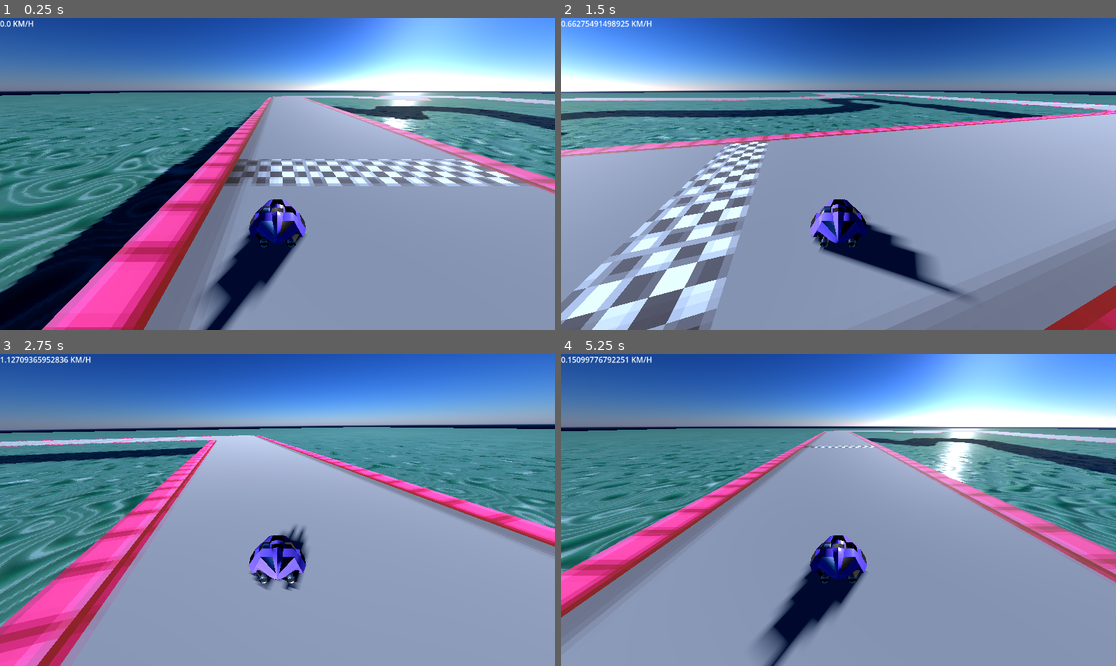
Above: before the commit, frames 1-4 (two rows, left to right).
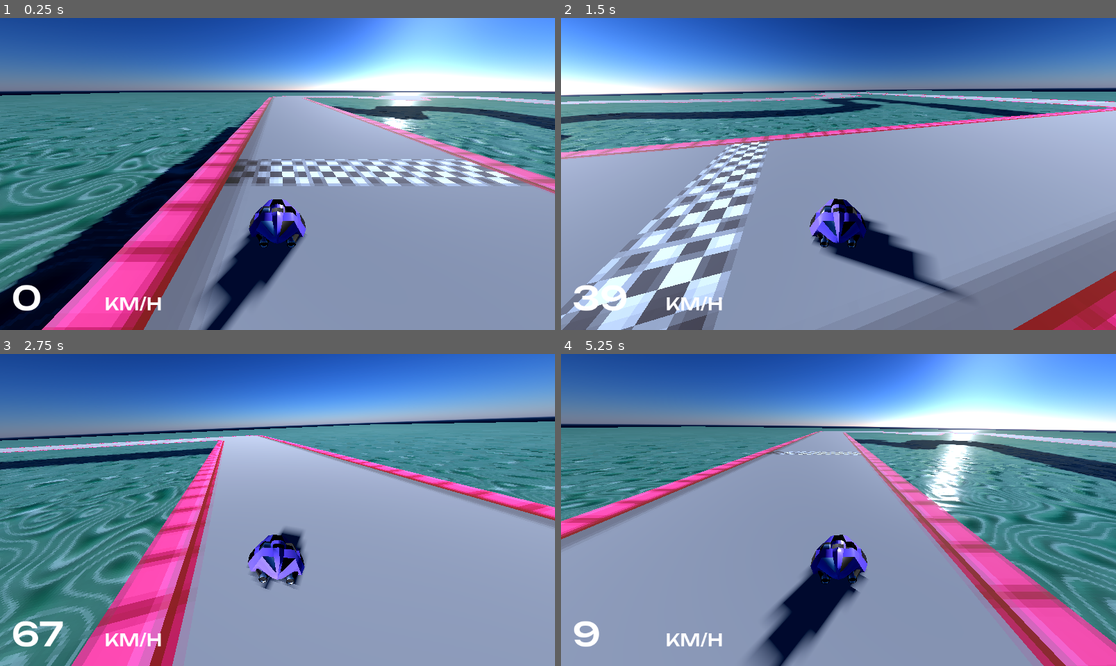
Above: after the commit, the same moments.

Repository: dozer8383/galactic-grand-prix
Game: Godot game, scene res://main.tscn
Two runs of this game, one before a commit and one after it. Both use one fixed random seed, a clock stepped at 60 frames per second and the inputs below.
Inputs:
- Up to frame 1 (0.25 s): no input
- Up to frame 2 (1.5 s): tap Enter at 0.5 s; hold D (turnRight) 0.53-1.28 s; tap Alt at 0.6 s; hold S (backward) from 1.28 s (still down); tap Shift at 1.35 s
- Up to frame 3 (2.75 s): release S (backward) at 2.03 s; hold D (turnRight) from 2.03 s (still down); tap Alt at 2.1 s
- Up to frame 4 (5.25 s): release D (turnRight) at 2.78 s; hold W (forward) 2.78-3.53 s; tap Shift at 2.85, 4.35 s; hold A (turnLeft) 3.53-5.03 s; tap Alt at 3.6, 5.1 s; hold S (backward) from 5.03 s (still down)

The runs differ from the first frame. In frame 1, 0.5% of the frame differs, in the area x 0-30%, y 0-94%; in frame 2, 13%; in frame 3, 29%; in frame 4, 33%, in the area x 0-100%, y 0-100%.

Commit message:
Looking nicer

Diff:
--- /dev/null
+++ b/graphics/SixCaps.tres
@@ -0,0 +1,7 @@
+[gd_resource type="Theme" format=3 uid="uid://cxh21tuuh01u3"]
+
+[ext_resource type="FontFile" uid="uid://dqae8nltbsopi" path="res://graphics/Unbounded-Medium.ttf" id="1_o8lbc"]
+
+[resource]
+default_font = ExtResource("1_o8lbc")
+Label/font_sizes/font_size = 69
--- a/main.tscn
+++ b/main.tscn
@@ -2,6 +2,12 @@
 
 [ext_resource type="PackedScene" uid="uid://ckfrsuvx3wynb" path="res://track_1.tscn" id="1_0xm2m"]
 [ext_resource type="PackedScene" uid="uid://bqjtooq2j1son" path="res://ray.tscn" id="2_h2yge"]
+[ext_resource type="Theme" uid="uid://cxh21tuuh01u3" path="res://graphics/SixCaps.tres" id="3_h2yge"]
+[ext_resource type="FontFile" uid="uid://dqae8nltbsopi" path="res://graphics/Unbounded-Medium.ttf" id="4_1bvp3"]
+
+[sub_resource type="Theme" id="Theme_lquwl"]
+default_font = ExtResource("4_1bvp3")
+Label/font_sizes/font_size = 35
 
 [node name="Node3D" type="Node3D" unique_id=299422792]
 
@@ -13,9 +19,11 @@
 
 [node name="Control" type="Control" parent="." unique_id=72570046]
 layout_mode = 3
-anchors_preset = 0
-offset_right = 40.0
-offset_bottom = 40.0
+anchors_preset = 15
+anchor_right = 1.0
+anchor_bottom = 1.0
+grow_horizontal = 2
+grow_vertical = 2
 
 [node name="DebugLabel" type="Label" parent="Control" unique_id=1498494659]
 visible = false
@@ -24,11 +32,33 @@
 offset_bottom = 23.0
 
 [node name="Speedometer" type="Label" parent="Control" unique_id=865123399]
-layout_mode = 0
-offset_right = 40.0
-offset_bottom = 23.0
+layout_mode = 1
+anchors_preset = 2
+anchor_top = 1.0
+anchor_bottom = 1.0
+offset_left = 24.0
+offset_top = -49.0
+offset_right = 253.0
+offset_bottom = -24.0
+grow_vertical = 0
+theme = ExtResource("3_h2yge")
+theme_type_variation = &"HeaderLarge"
+text = "000"
 
 [node name="Tachometer" type="Label" parent="Control" unique_id=262699165]
 layout_mode = 0
 offset_right = 40.0
 offset_bottom = 23.0
+
+[node name="SpeedUnit" type="Label" parent="Control" unique_id=822709306]
+layout_mode = 1
+anchors_preset = 2
+anchor_top = 1.0
+anchor_bottom = 1.0
+offset_left = 217.0
+offset_top = -76.0
+offset_right = 337.0
+offset_bottom = -32.0
+grow_vertical = 0
+theme = SubResource("Theme_lquwl")
+text = "KM/H"
--- a/ship.gd
+++ b/ship.gd
@@ -10,26 +10,31 @@
 func getInput(delta: float):
 	var moveInput = Input.get_axis("backward", "forward")
 	var turnInput = Input.get_axis("turnRight", "turnLeft")
+	enginerpm += moveInput/160
+	speed = enginerpm * enginepower
+	velocity = -transform.basis.z * speed
+	drift += velocity
+	velocity = (velocity+drift).normalized()*speed
+	turnVel += turnSpeed * turnInput
+	rotate_y(turnVel * delta)
+
+	turnVel *= 0.8
+	drift *= 0.975
+	enginerpm *= 0.99
+
+	#$"../Control/DebugLabel".text = str(abs(velocity.normalized()-drift.normalized()) > Vector3(0.1,0,0.1))
+	#$"../Control/DebugLabel".text = str(abs(velocity.normalized()-drift.normalized()))
 	if is_on_wall():
 		drift += get_wall_normal()*speed*30
 		enginerpm *= 0.9
 		rotation.z = move_toward(rotation.z, get_wall_normal().x+get_wall_normal().z,delta)
+		$ray.rotation.x = move_toward($ray.rotation.x, get_wall_normal().x+get_wall_normal().z,delta)
 	if Input.is_action_just_pressed("forward"):
 		drift = Vector3.ZERO
-	enginerpm += moveInput/120
-	speed = enginerpm * enginepower
-	velocity = -transform.basis.z * speed
-	drift += velocity
-	velocity = (velocity+drift*5).normalized()*speed
-	turnVel += turnSpeed * turnInput
-	rotate_y(turnVel * delta)
-	turnVel *= 0.8
-	drift *= 0.99
-	enginerpm *= 0.99
-	#$"../Control/DebugLabel".text = str(abs(velocity.normalized()-drift.normalized()) > Vector3(0.1,0,0.1))
-	#$"../Control/DebugLabel".text = str(abs(velocity.normalized()-drift.normalized()))
-	rotation.z = move_toward(rotation.z,turnInput*0.01,delta*0.1)
-	$"../Control/Speedometer".text = str(abs(speed))+" KM/H"
+
+	$ray.rotation.x = move_toward($ray.rotation.x,-turnInput*0.1,delta*0.3)
+	rotation.z = move_toward(rotation.z,turnInput*0.02,delta*0.05)
+	$"../Control/Speedometer".text = str(int(floor(abs(speed)*80)))
 
 func _physics_process(delta: float) -> void:
 	getInput(delta)
Not shown, added: graphics/SixCaps-Regular.ttf.import
Not shown, added: graphics/Unbounded-Medium.ttf.import
